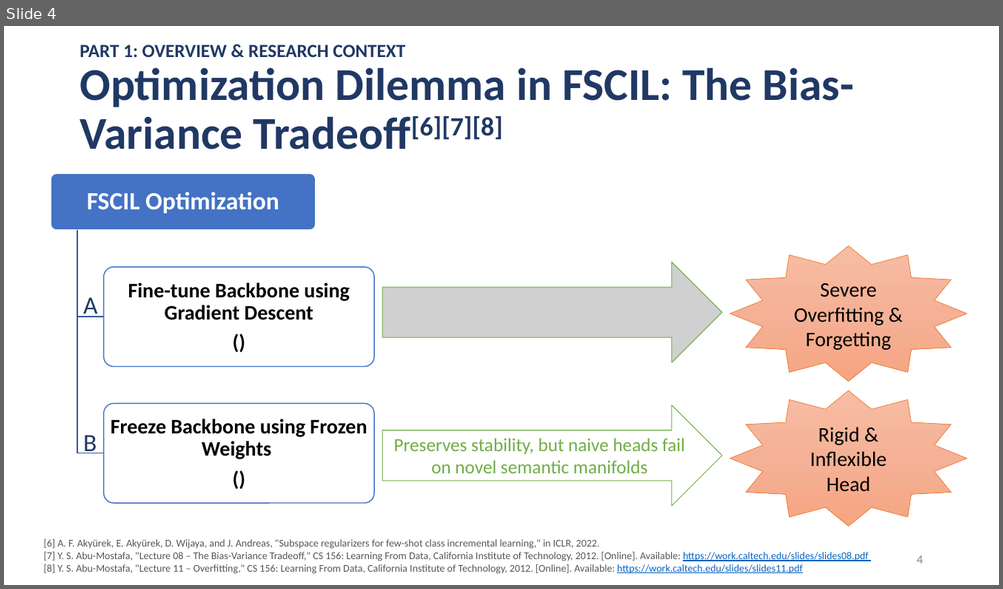
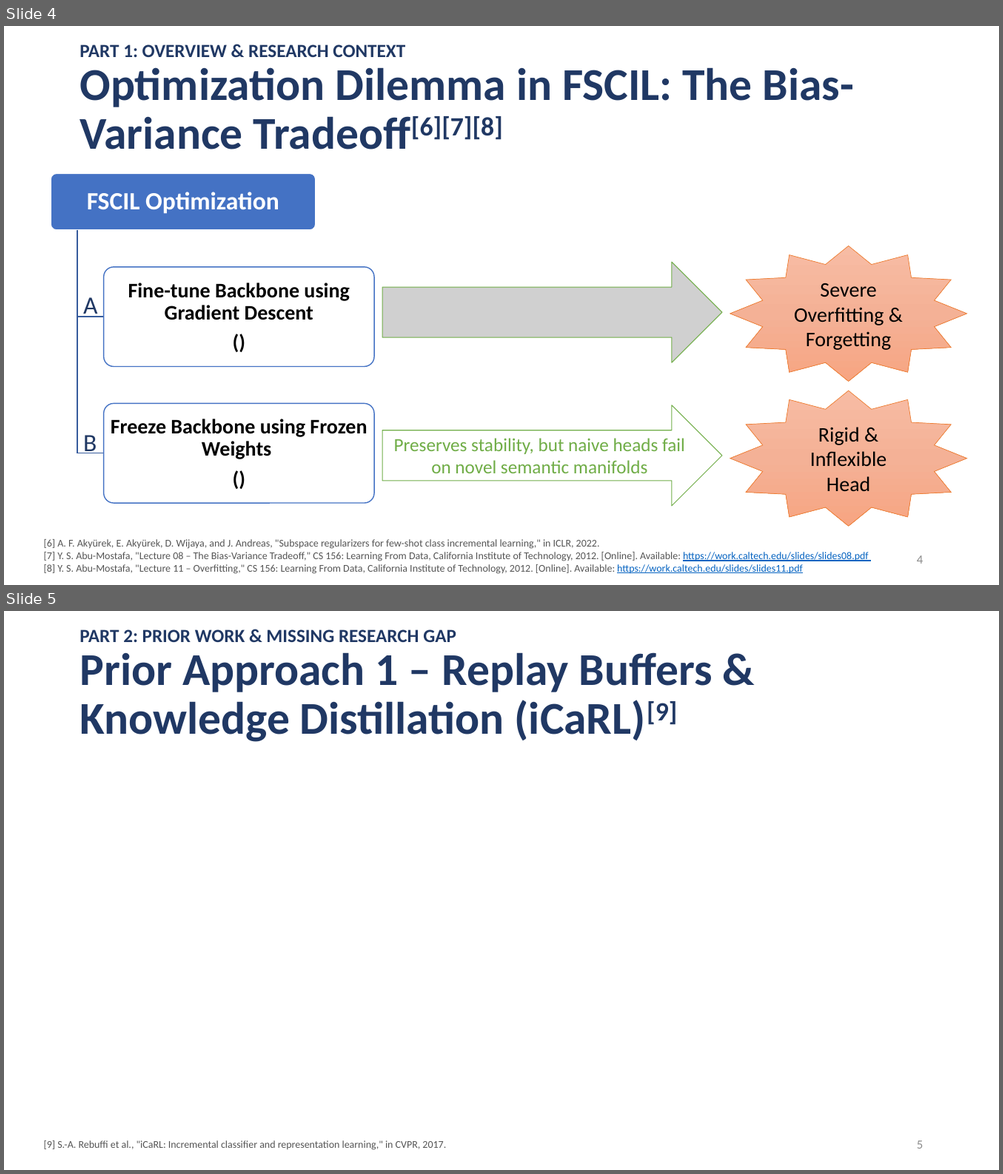
Before and after one commit to famevease/Intro2ML_Adopt-ML-paper, a slide deck: slides/presentation_v1.pptx. Shown one above the other, each under a label of ours: slide 4 before the commit, slides 4 and 5 after it. The pictures are 1003x589 and 1003x1174 pixels, drawn with LibreOffice and Linux fonts; fonts in the diff are those of the drawing; grey boxes stand for pictures. Boxes give left, top, right and bottom in pixels: in the first picture for what was removed or moved away, otherwise in the second. Text is boxed around its words. In the diff, an @@ line names an element or a change of style, - is before the commit and + after.

Commit message:
docs: add slide 5-7

```diff
--- a/slides/presentation_v1.pptx
+++ b/slides/presentation_v1.pptx
@@ slide 5 added at [4,611,999,1170], background #FFFFFF @@
@@ text added at [79,629,456,642], 18 pt, text #203864, bold @@
+PART 2: PRIOR WORK & MISSING RESEARCH GAP
@@ title added at [79,652,712,742], 44 pt, text #203864, bold @@
+Prior Approach 1 – Replay Buffers & Knowledge Distillation (iCaRL)[9]
@@ text added at [44,1141,446,1150], 10 pt, text #555555 @@
+[9] S.-A. Rebuffi et al., "iCaRL: Incremental classifier and representation learning," in CVPR, 2017.
@@ page number added at [916,1141,922,1149], 12 pt, text #8C8C8C @@
+5
```
Also in this commit, not shown: 2 other slides added, 1 slide removed, 1 other file.
